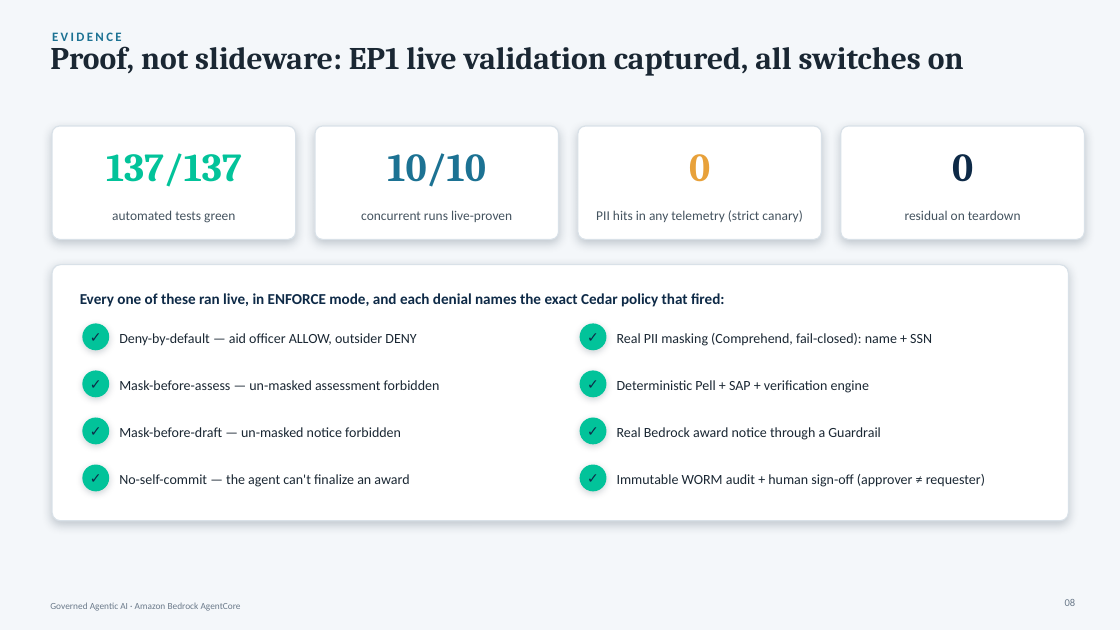
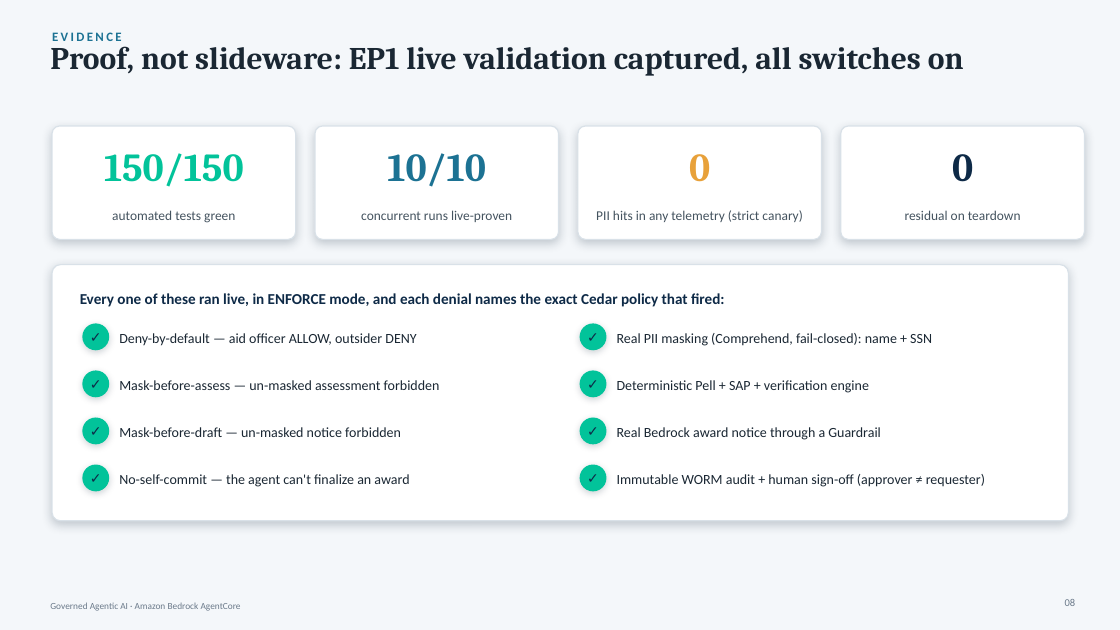
Before and after one commit to virtualryder/EDU_financial_aid_agent, a slide deck: slide 8 of docs/Financial-Aid-AgentCore-Leadership.pptx. Drawn at 1120x630 pixels with LibreOffice and Linux fonts; fonts in the diff are those of the drawing. Boxes give left, top, right and bottom in pixels: in the first picture for what was removed or moved away, otherwise in the second. Text is boxed around its words. In the diff, an @@ line names an element or a change of style, - is before the commit and + after.

```diff
--- a/docs/Financial-Aid-AgentCore-Leadership.pptx
+++ b/docs/Financial-Aid-AgentCore-Leadership.pptx
@@ text at [104,153,244,187]: text changed @@
-137/137
+150/150
```
Also in this commit, not shown: 26 other files.
